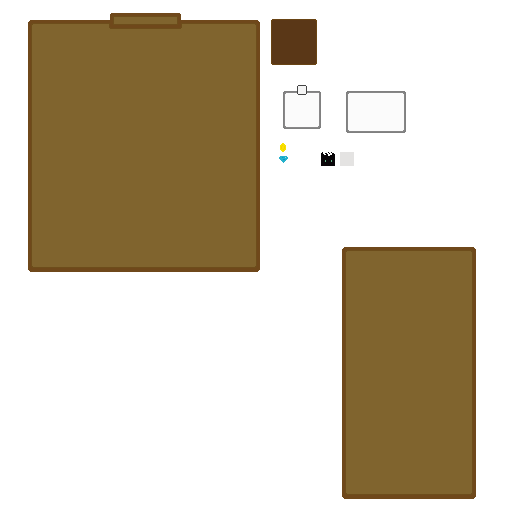
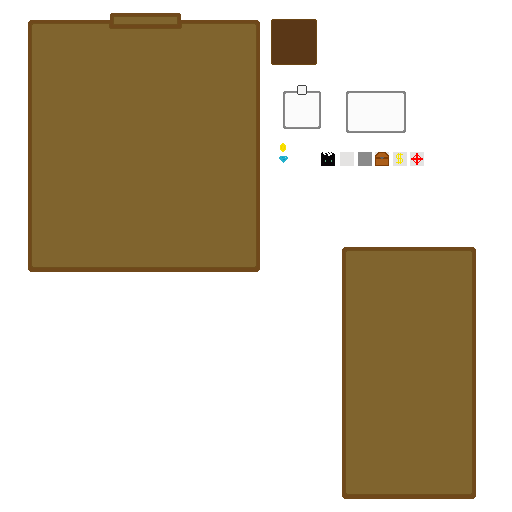
Layered file, before and after one edit (512 × 512). Changes by layer:
painted on "Calque 8(collé)" over (358, 152, 424, 166)
